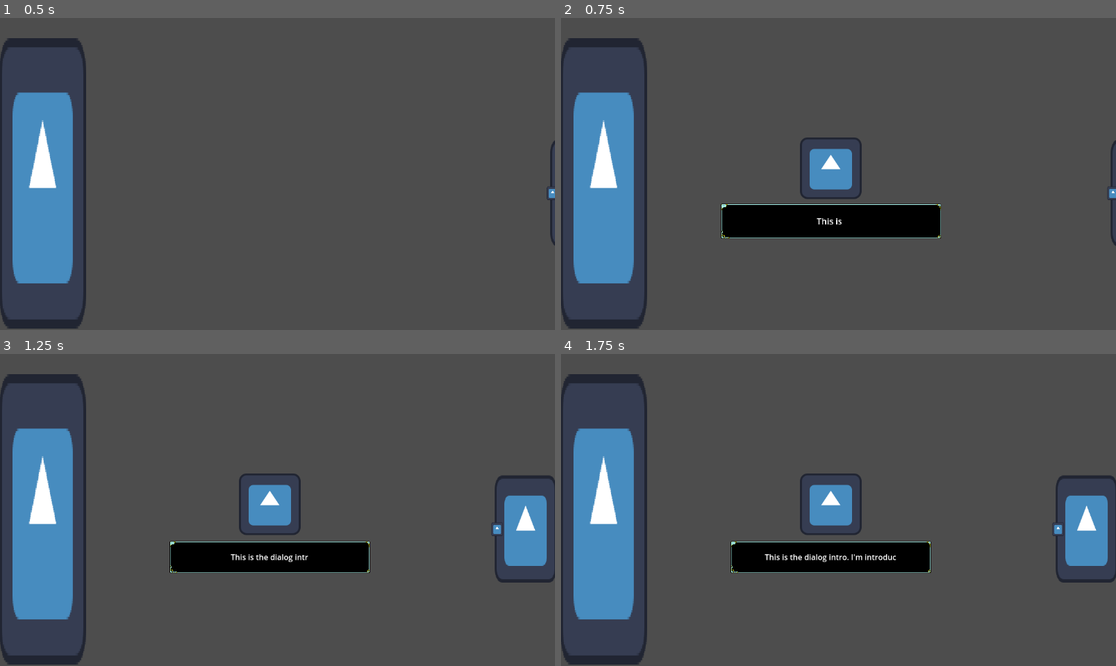
Above: before the commit, frames 1-4 (two rows, left to right).
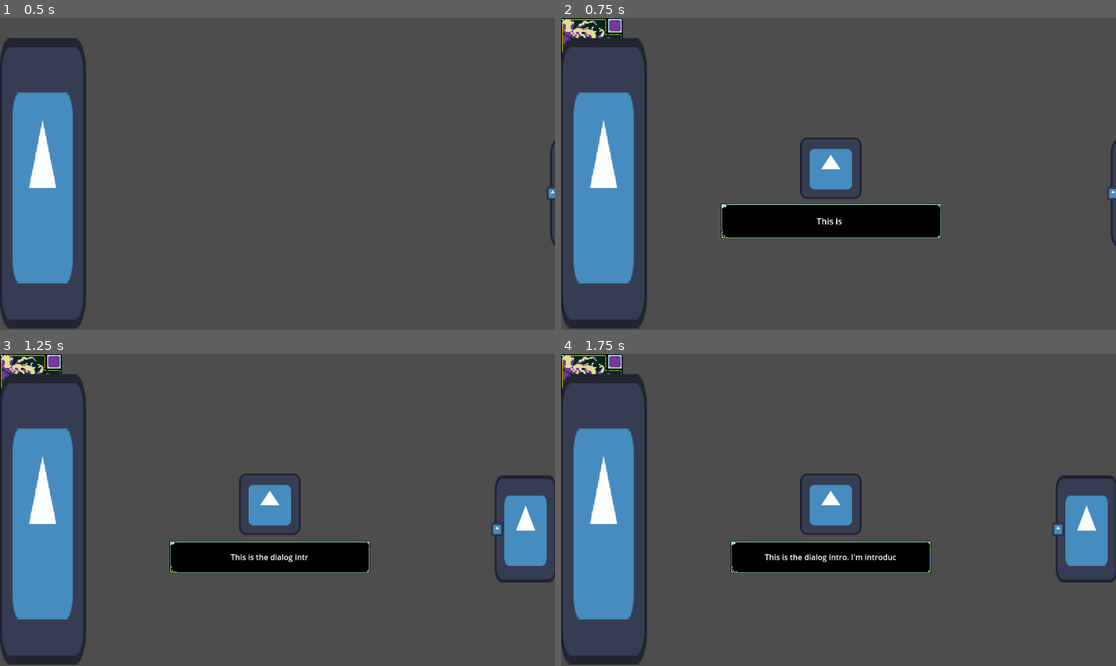
Above: after the commit, the same moments.

Repository: uGustaHd/CafeGJProject
Game: Godot game, scene res://Scenes/main.tscn
The game is run twice, just before and just after one commit, with the same random seed, the same clock (stepped at 60 frames per second) and the same inputs. The engine's default icon, where the game draws it, is replaced by a stand-in: a white triangle on a blue panel in a dark square.
Inputs (mouse positions are in pixels of both pictures, inside the frame that each line leads up to):
- Up to frame 1 (0.5 s): no input
- Up to frame 2 (0.75 s): click (1115, 192) at 0.5 s
- Up to frame 3 (1.25 s): no input
- Up to frame 4 (1.75 s): tap Enter (ui_accept) at 1.25, 1.52 s; hold Right (ui_right) from 1.28 s (still down)

Frame 1 is identical in both runs. In frame 2, 0.7% of the frame differs, in the area x 0-12%, y 0-14%; in frame 3, 0.7%; in frame 4, 0.7%.

Commit message:
New cards dealt on new customer.
Cards not yet in correct area.

Diff:
--- a/Scenes/main.tscn
+++ b/Scenes/main.tscn
@@ -38,6 +38,8 @@
 
 [node name="HandHolder" type="Node2D" parent="CardManager"]
 script = ExtResource("8_fdnlq")
+
+[node name="HandUI" type="Node2D" parent="CardManager/HandHolder"]
 
 [node name="BanishedHolder" type="Node2D" parent="CardManager"]
 script = ExtResource("9_jkdf5")
--- a/Scripts/Customers/customer_manager.gd
+++ b/Scripts/Customers/customer_manager.gd
@@ -1,4 +1,8 @@
 extends Node2D
+
+signal customer_spawned
+
+@onready var Dealer = $"../CardManager/DeckHolder/Dealer"
 
 @export var customer_scene: PackedScene
 @export var spawn_position: Node2D
@@ -6,7 +10,8 @@
 
 var current_customer: Node = null
 
-func _ready() -> void: pass
+func _ready() -> void:
+	customer_spawned.connect(Dealer.on_customer_spawned)
 #	var card_manager = get_tree().current_scene.get_node("CardManager")
 #	card_manager.connect("deliver_potion", Callable(self, "_on_potion_delivered"))
 
@@ -19,6 +24,8 @@
 	get_tree().current_scene.add_child(current_customer)
 	current_customer.position = spawn_position.position
 	current_customer.connect("finished", Callable(self, "_on_customer_finished"))
+
+	customer_spawned.emit()
 
 
 func _on_customer_finished():
--- a/card system/card_generic.gd
+++ b/card system/card_generic.gd
@@ -14,7 +14,8 @@
 }
 
 # Called by HandHolder once card resource is added.
-func initialize_card() -> void:
+func initialize_card(source_card : Card) -> void:
+	card_resource = source_card
 	art = card_resource.card_art
 	costs["Energy"] = card_resource.energy_cost
 	costs["Joy"] = card_resource.joy_cost
--- a/card system/dealer.gd
+++ b/card system/dealer.gd
@@ -9,3 +9,6 @@
 	for card in cards_to_deal:
 		# remove cards from draw pile, add them to hand pile
 		HandHolder.add_card_to_hand(DeckHolder.draw_card())
+
+func on_customer_spawned():
+	deal_cards(hand_size)
--- a/card system/piles/hand_holder.gd
+++ b/card system/piles/hand_holder.gd
@@ -1,6 +1,15 @@
 extends PileHolder
 
 
+@onready var CardGeneric = preload("res://card system/card_generic.tscn")
+@onready var HandUI = $HandUI
+
 # Adds card to held_pile and spawns in card ui
-func add_card_to_hand(added_card):
+func add_card_to_hand(added_card : Card):
 	held_pile.add_card(added_card)
+	spawn_card_ui(added_card)
+
+func spawn_card_ui(spawned_card):
+	var new_card_ui = CardGeneric.instantiate()
+	new_card_ui.initialize_card(spawned_card)
+	HandUI.add_child(new_card_ui)
